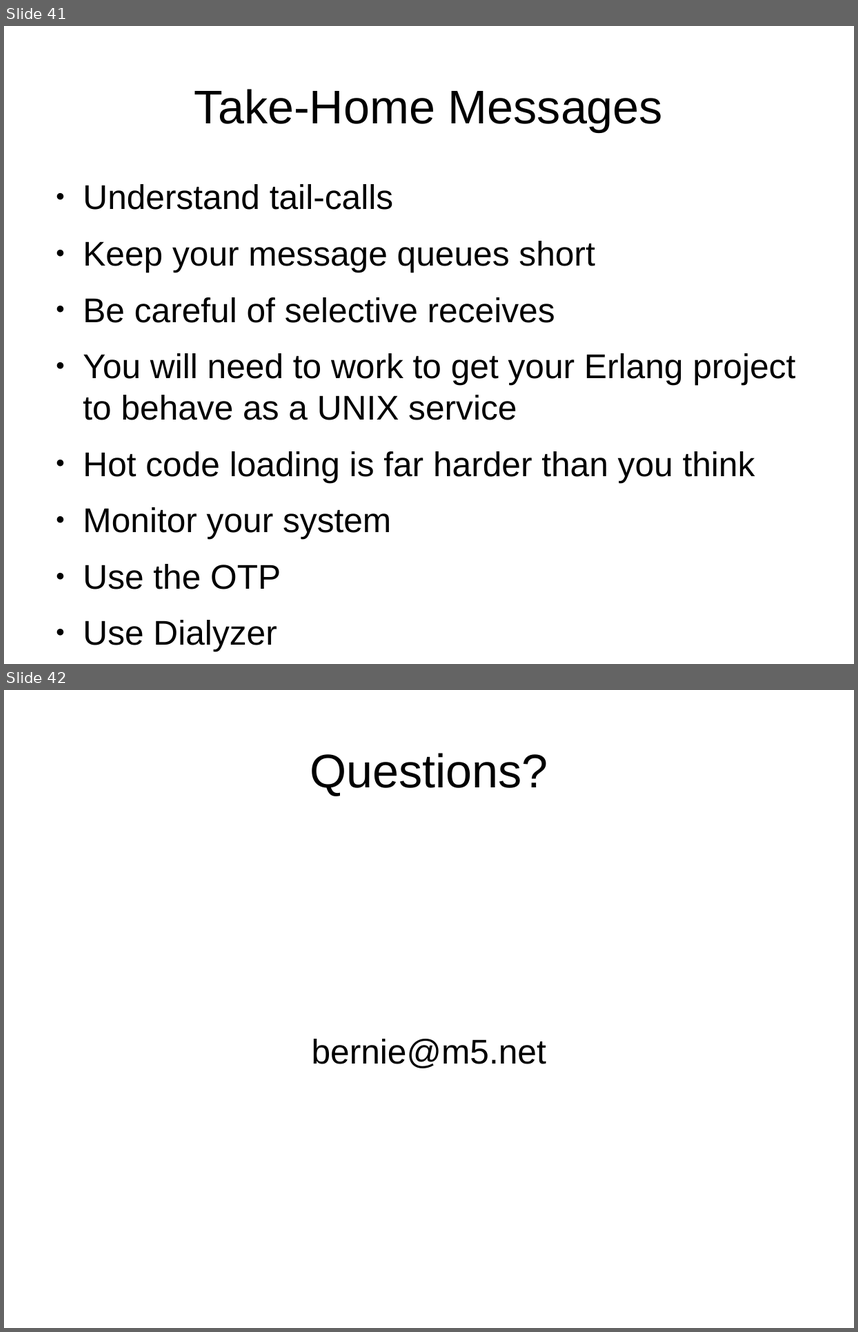
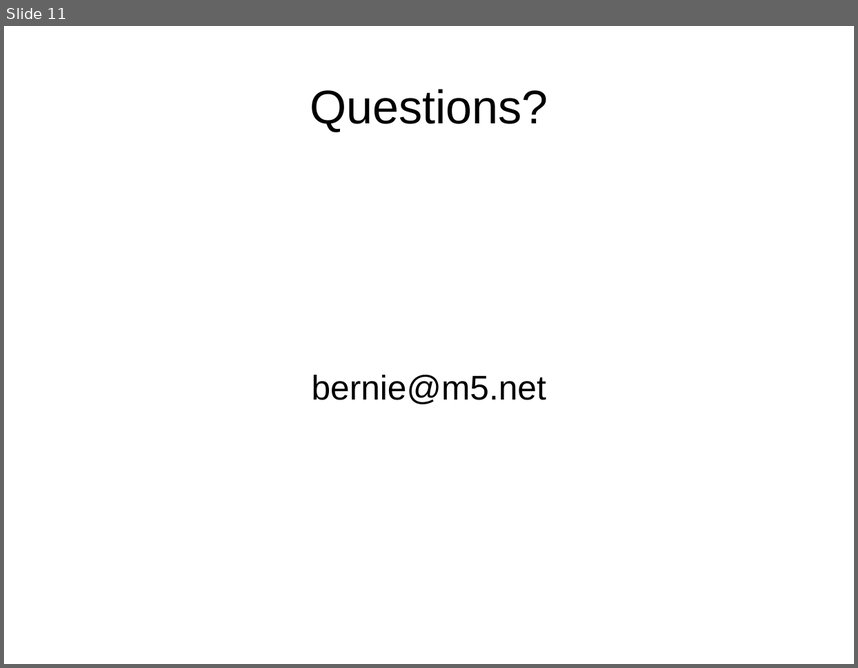
Before and after one commit to bernardd/OTPworkshop, a slide deck: Slides.odp. Shown one above the other, each under a label of ours: slides 41 and 42 before the commit, slide 11 after it. The pictures are 858x1332 and 858x668 pixels, drawn with LibreOffice and Linux fonts; fonts in the diff are those of the drawing. Boxes give left, top, right and bottom in pixels: in the first picture for what was removed or moved away, otherwise in the second. Text is boxed around its words. In the diff, an @@ line names an element or a change of style, - is before the commit and + after.

```diff
--- a/Slides.odp
+++ b/Slides.odp
@@ slide 41 removed at bbox=[4, 26, 854, 664], background #FFFFFF @@
@@ title removed at bbox=[194, 89, 663, 132] @@
-Take-Home Messages
@@ text removed at bbox=[83, 184, 795, 589] @@
-● Understand tail-calls
-● Keep your message queues short
-● Be careful of selective receives
-● You will need to work to get your Erlang project to behave as a UNIX service
-● Hot code loading is far harder than you think
-● Monitor your system
-● Use the OTP
-● Use Dialyzer
@@ what was slide 42 is now slide 11 @@
```
Also in this commit, not shown: 1 slide changed, 9 slides added, 39 other slides removed.
